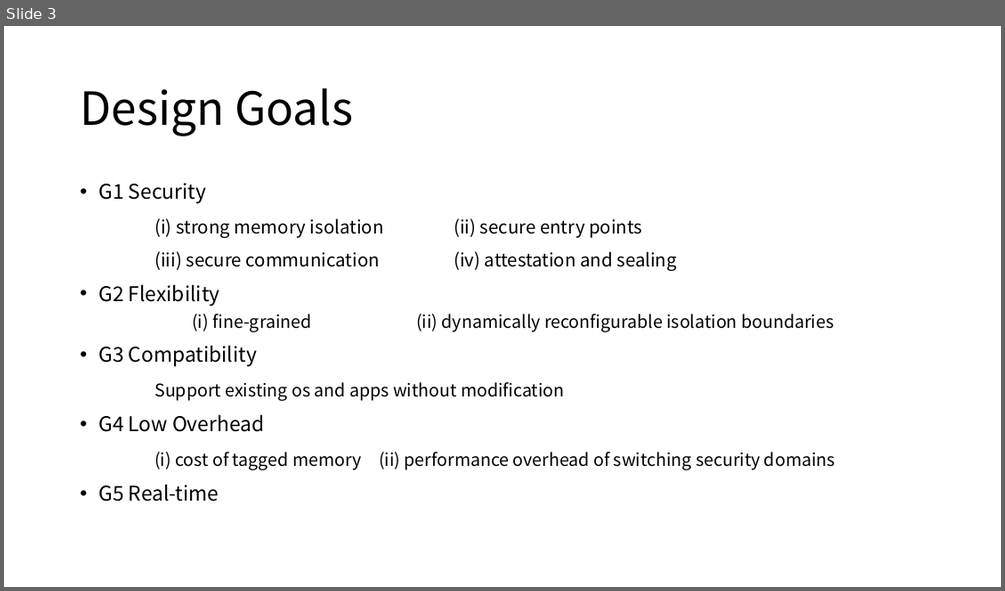
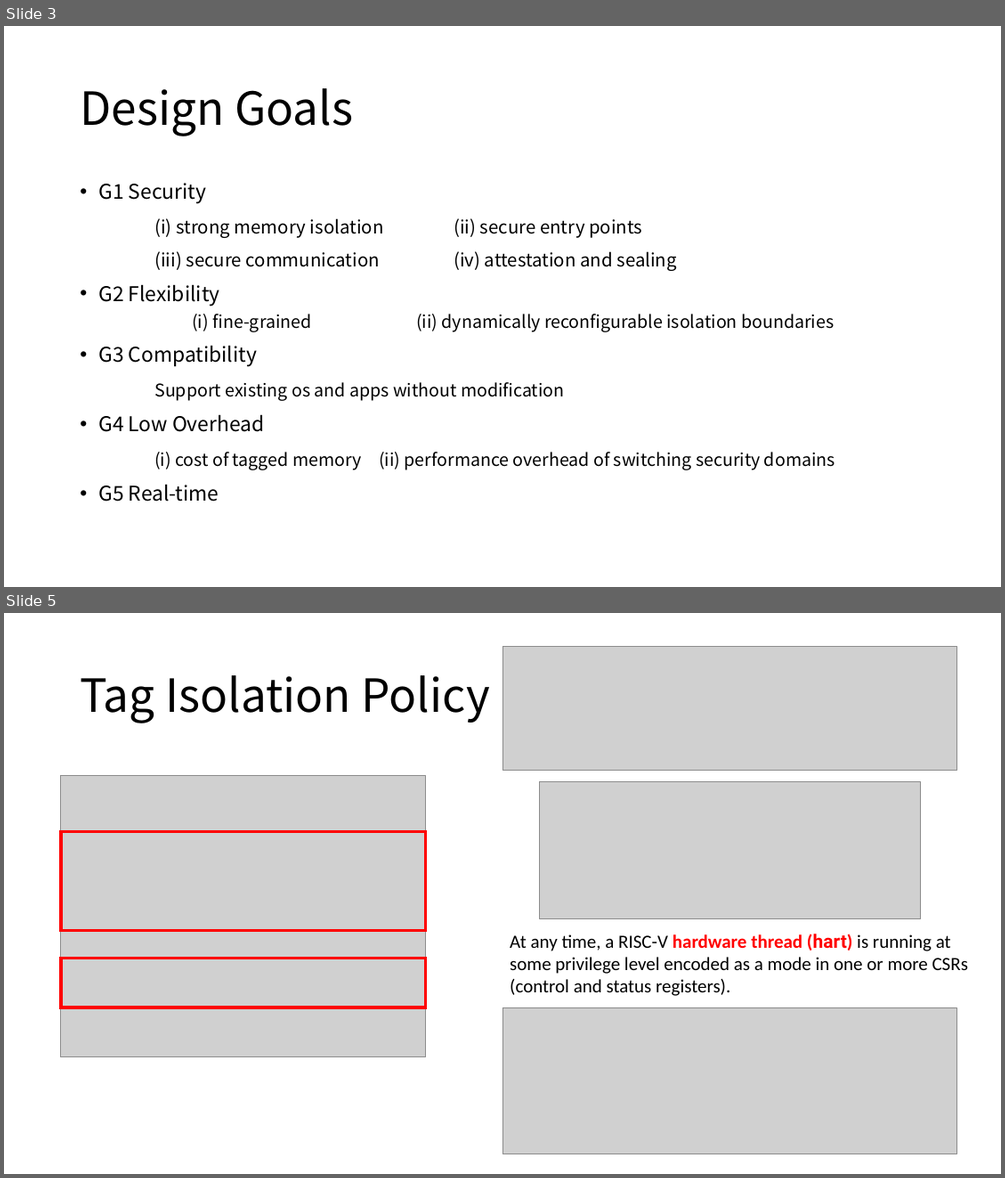
Before and after one commit to Bemfool/SUNFLOWER, a slide deck: 新建 Microsoft PowerPoint 演示文稿.pptx. Shown one above the other, each under a label of ours: slide 3 before the commit, slides 3 and 5 after it; the slides between them are not shown. The pictures are 1005x591 and 1005x1178 pixels, drawn with LibreOffice and Linux fonts; fonts in the diff are those of the drawing; grey boxes stand for pictures. Boxes give left, top, right and bottom in pixels: in the first picture for what was removed or moved away, otherwise in the second. Text is boxed around its words. In the diff, an @@ line names an element or a change of style, - is before the commit and + after.

```diff
--- a/新建 Microsoft PowerPoint 演示文稿.pptx
+++ b/新建 Microsoft PowerPoint 演示文稿.pptx
@@ slide 5 added at [4,613,1001,1174], background #FFFFFF @@
@@ picture added at [502,647,956,771] @@
@@ title added at [80,675,490,723], 44 pt, text #000000 @@
+Tag Isolation Policy
@@ picture added at [61,776,426,1057] @@
@@ picture added at [540,781,920,919] @@
@@ rectangle added at [61,831,426,930], outline #FF0000 3 pt @@
@@ rectangle added at [61,958,426,1008], outline #FF0000 3 pt @@
@@ text added at [510,933,968,996], 18 pt, text #000000 @@
+At any time, a RISC-V hardware thread (hart) is running at some privilege level encoded as a mode in one or more CSRs (control and status registers).
@@ picture added at [502,1007,956,1153] @@
```
Also in this commit, not shown: 1 slide changed, 1 slide removed.
